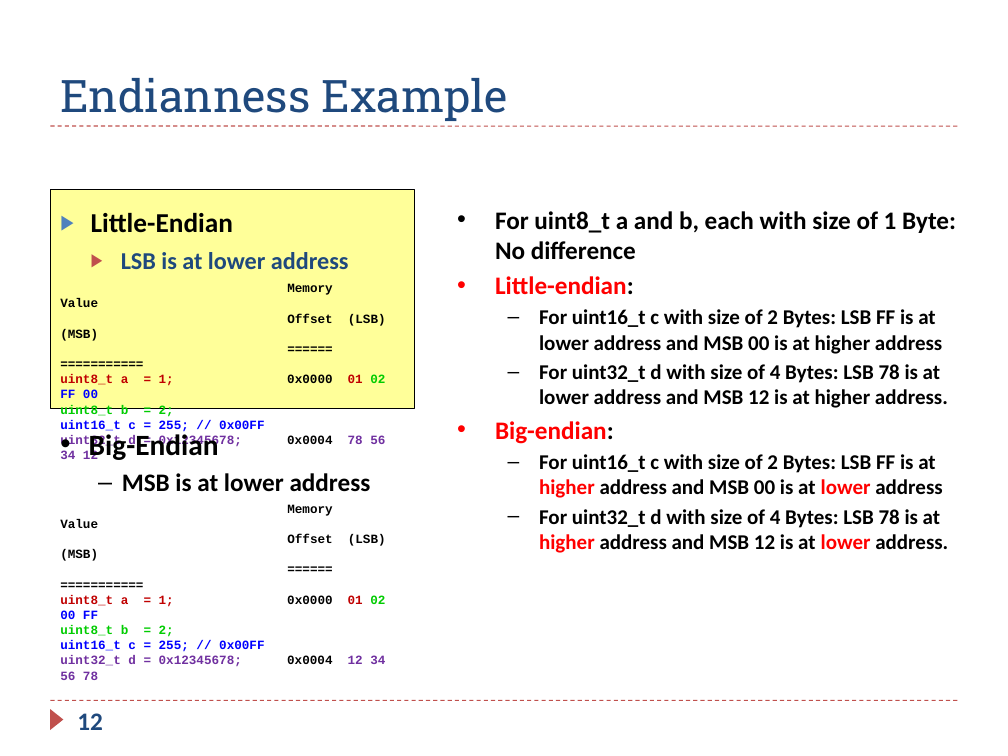
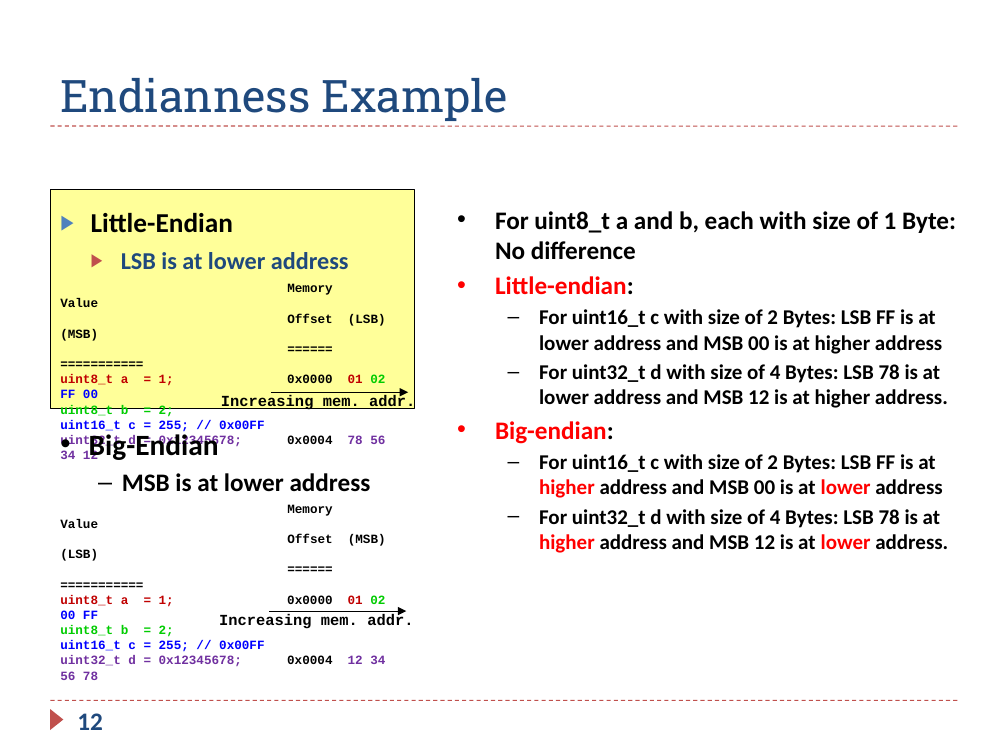
Before and after one commit to guhofstra/CSC111Fa26, a slide deck: slide 12 of PPTs/Ch5_ARM_Load_Store.pptx. Drawn at 1008x756 pixels with LibreOffice and Linux fonts; fonts in the diff are those of the drawing. Boxes give left, top, right and bottom in pixels: in the first picture for what was removed or moved away, otherwise in the second. Text is boxed around its words. In the diff, an @@ line names an element or a change of style, - is before the commit and + after.

```diff
--- a/PPTs/Ch5_ARM_Load_Store.pptx
+++ b/PPTs/Ch5_ARM_Load_Store.pptx
@@ text added at (221,395,415,411), 11 pt, text #000000, bold @@
+Increasing mem. addr.
@@ arrow added from (271, 392) to (408, 392), #000000 0.75 pt @@
@@ text at (60,534,386,561): text changed @@
-Offset (LSB) (MSB)
+Offset (MSB) (LSB)
@@ text added at (219,614,413,629), 11 pt, text #000000, bold @@
+Increasing mem. addr.
@@ arrow added from (269, 611) to (406, 611), #000000 0.75 pt @@
```
Also in this commit, not shown: 8 other slides changed, 4 other files.
